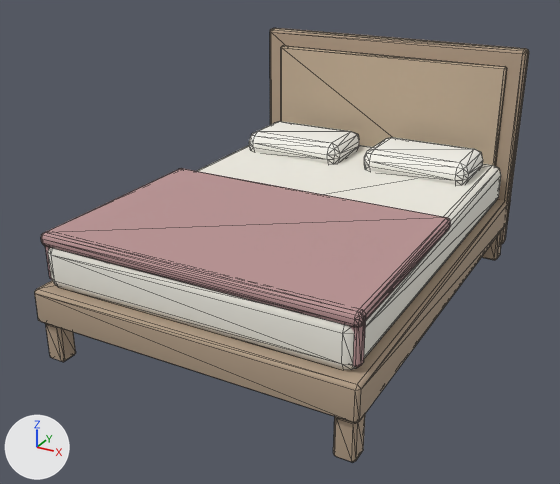
One commit to the glTF model public/models/furniture/bed.glb: the scene before it, then after it.
Before and after are seen from a 50 mm lens placed at (1.57, -3.1, 1.85), pointed at (-0.05, -0.15, 0.37). The lights are fixed; the arrows at lower left show +X, +Y and +Z. The picture after the commit comes second. Mesh edges are drawn as thin lines.

Objects in the first picture: 'furn_bed'.
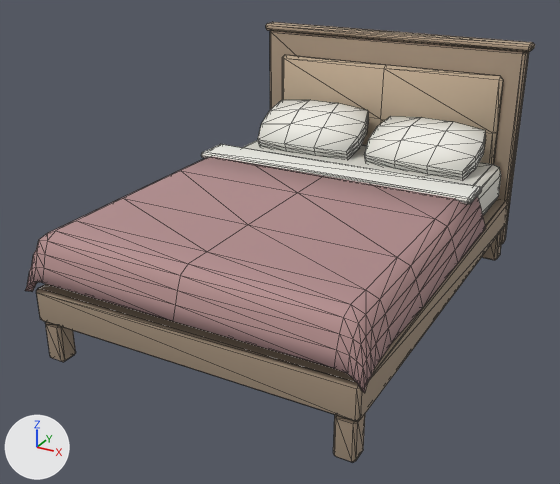
Patch to the scene script:
```diff
--- a/public/models/furniture/bed.glb.py
+++ b/public/models/furniture/bed.glb.py
@@ mat_yr_bedframe @@
 n0 = _N.new('ShaderNodeBsdfPrincipled'); n0.name = 'Principled BSDF'
-n0.inputs[0].default_value = (0.45, 0.34, 0.24, 1.0)  # 'Base Color', beige #b39e86
 n0.inputs[2].default_value = 0.78  # 'Roughness'
 n1 = _N.new('ShaderNodeOutputMaterial'); n1.name = 'Material Output'
+n2 = _N.new('ShaderNodeMix'); n2.name = 'Mix'
+n2.data_type = 'RGBA'
+n2.blend_type = 'MULTIPLY'
+n2.inputs[0].default_value = 1.0  # 'Factor'
+n2.inputs[7].default_value = (0.45, 0.34, 0.24, 1.0)  # 'B', beige #b39e86
+n3 = _N.new('ShaderNodeVertexColor'); n3.name = 'Color Attribute'
 _L.new(n0.outputs[0], n1.inputs[0])  # 'BSDF' to 'Surface'
+_L.new(n2.outputs[2], n0.inputs[0])  # 'Result' to 'Base Color'
+_L.new(n3.outputs[0], n2.inputs[6])  # 'Color' to 'A'
@@ mat_yr_woodmid @@
 n0 = _N.new('ShaderNodeBsdfPrincipled'); n0.name = 'Principled BSDF'
-n0.inputs[0].default_value = (0.55, 0.43, 0.3, 1.0)  # 'Base Color', beige #c4af95
 n0.inputs[2].default_value = 0.78  # 'Roughness'
 n1 = _N.new('ShaderNodeOutputMaterial'); n1.name = 'Material Output'
+n2 = _N.new('ShaderNodeMix'); n2.name = 'Mix'
+n2.data_type = 'RGBA'
+n2.blend_type = 'MULTIPLY'
+n2.inputs[0].default_value = 1.0  # 'Factor'
+n2.inputs[7].default_value = (0.55, 0.43, 0.3, 1.0)  # 'B', beige #c4af95
+n3 = _N.new('ShaderNodeVertexColor'); n3.name = 'Color Attribute'
 _L.new(n0.outputs[0], n1.inputs[0])  # 'BSDF' to 'Surface'
+_L.new(n2.outputs[2], n0.inputs[0])  # 'Result' to 'Base Color'
+_L.new(n3.outputs[0], n2.inputs[6])  # 'Color' to 'A'
@@ mat_yr_mattress @@
 n0 = _N.new('ShaderNodeBsdfPrincipled'); n0.name = 'Principled BSDF'
-n0.inputs[0].default_value = (0.88, 0.86, 0.78, 1.0)  # 'Base Color', white #f1efe5
 n0.inputs[2].default_value = 0.78  # 'Roughness'
 n1 = _N.new('ShaderNodeOutputMaterial'); n1.name = 'Material Output'
+n2 = _N.new('ShaderNodeMix'); n2.name = 'Mix'
+n2.data_type = 'RGBA'
+n2.blend_type = 'MULTIPLY'
+n2.inputs[0].default_value = 1.0  # 'Factor'
+n2.inputs[7].default_value = (0.88, 0.86, 0.78, 1.0)  # 'B', white #f1efe5
+n3 = _N.new('ShaderNodeVertexColor'); n3.name = 'Color Attribute'
 _L.new(n0.outputs[0], n1.inputs[0])  # 'BSDF' to 'Surface'
+_L.new(n2.outputs[2], n0.inputs[0])  # 'Result' to 'Base Color'
+_L.new(n3.outputs[0], n2.inputs[6])  # 'Color' to 'A'
@@ mat_yr_blanket @@
 n0 = _N.new('ShaderNodeBsdfPrincipled'); n0.name = 'Principled BSDF'
-n0.inputs[0].default_value = (0.5, 0.3, 0.3, 1.0)  # 'Base Color', pink #bc9595
 n0.inputs[2].default_value = 0.78  # 'Roughness'
 n1 = _N.new('ShaderNodeOutputMaterial'); n1.name = 'Material Output'
+n2 = _N.new('ShaderNodeMix'); n2.name = 'Mix'
+n2.data_type = 'RGBA'
+n2.blend_type = 'MULTIPLY'
+n2.inputs[0].default_value = 1.0  # 'Factor'
+n2.inputs[7].default_value = (0.5, 0.3, 0.3, 1.0)  # 'B', pink #bc9595
+n3 = _N.new('ShaderNodeVertexColor'); n3.name = 'Color Attribute'
 _L.new(n0.outputs[0], n1.inputs[0])  # 'BSDF' to 'Surface'
+_L.new(n2.outputs[2], n0.inputs[0])  # 'Result' to 'Base Color'
+_L.new(n3.outputs[0], n2.inputs[6])  # 'Color' to 'A'
@@ mat_yr_pillow @@
 n0 = _N.new('ShaderNodeBsdfPrincipled'); n0.name = 'Principled BSDF'
-n0.inputs[0].default_value = (0.93, 0.92, 0.86, 1.0)  # 'Base Color', white #f7f6ef
 n0.inputs[2].default_value = 0.78  # 'Roughness'
 n1 = _N.new('ShaderNodeOutputMaterial'); n1.name = 'Material Output'
+n2 = _N.new('ShaderNodeMix'); n2.name = 'Mix'
+n2.data_type = 'RGBA'
+n2.blend_type = 'MULTIPLY'
+n2.inputs[0].default_value = 1.0  # 'Factor'
+n2.inputs[7].default_value = (0.93, 0.92, 0.86, 1.0)  # 'B', white #f7f6ef
+n3 = _N.new('ShaderNodeVertexColor'); n3.name = 'Color Attribute'
 _L.new(n0.outputs[0], n1.inputs[0])  # 'BSDF' to 'Surface'
+_L.new(n2.outputs[2], n0.inputs[0])  # 'Result' to 'Base Color'
+_L.new(n3.outputs[0], n2.inputs[6])  # 'Color' to 'A'
@@ me_mesh_bed @@
-me_mesh_bed.from_pydata(...)  # 448 vertices, 848 faces; spans x -0.75..0.75, y -1.05..1.05, z 0.0..1.16
+me_mesh_bed.from_pydata(...)  # 671 vertices, 1260 faces; spans x -0.78..0.78, y -1.07..1.06, z 0.0..1.19
+# me_mesh_bed part 1: the loose piece of 56 vertices spanning x -0.72..0.72, y -1.0..0.0, z 0.54..0.59 is scaled about its middle by (1.03, 0.186, 0.504), then moved by (0.0, 0.81, 0.03), in mat_yr_pillow
+# me_mesh_bed part 2: the loose piece of 56 vertices spanning x 0.07..0.63, y 0.5..0.86, z 0.54..0.67 is rebuilt with 56 vertices and now spans x 0.03..0.63, y 0.56..0.94, z 0.54..0.77
+# me_mesh_bed part 3: the loose piece of 56 vertices spanning x -0.63..-0.07, y 0.5..0.86, z 0.54..0.67 is rebuilt with 56 vertices and now spans x -0.63..-0.03, y 0.56..0.94, z 0.54..0.79
+# me_mesh_bed part 4: the loose piece of 24 vertices spanning x -0.66..0.66, y 0.96..0.99, z 0.25..1.07 is rebuilt with 53 vertices and now spans x -0.65..0.65, y 0.94..0.99, z 0.42..1.02
+# me_mesh_bed part 5: the loose piece of 24 vertices spanning x -0.75..0.75, y -1.05..1.05, z 0.19..0.35 is rebuilt with 24 vertices and now spans x -0.75..0.75, y -1.04..1.04, z 0.19..0.35
+# me_mesh_bed part 6: a new loose piece of 198 vertices spanning x -0.78..0.78, y -1.07..0.38, z 0.34..0.6, in mat_yr_blanket
+# me_mesh_bed part 7: a new loose piece of 24 vertices spanning x -0.77..0.77, y 0.97..1.06, z 1.15..1.19, in mat_yr_bedframe
+# me_mesh_bed part 8
+# 4 vertices are removed from x -0.73..0.73, y 1.0..1.03, z 1.16
+# 22 faces are deleted
+# me_mesh_bed part 9
+# 24 vertices are removed from x -0.72..0.72, y -0.98..-0.94, z 0.37..0.59
+# 48 faces are deleted
 me_mesh_bed.materials.append(mat_yr_bedframe)
```

Changed parts and their boxes (x1, y1, x2, y2) in the pictures (560 x 484 px; the box of a moved part takes in the faces that stretch with it):
'furn_bed', recoloured, reshaped: before (35, 28, 529, 462); after (25, 22, 535, 462)
part 1 of me_mesh_bed, moved or reshaped: before (41, 168, 451, 327); after (201, 144, 482, 204)
part 2 of me_mesh_bed, rebuilt (33% taller): before (364, 137, 483, 185); after (364, 116, 486, 180)
part 3 of me_mesh_bed, rebuilt (36% taller): before (249, 121, 359, 164); after (258, 100, 369, 159)
part 4 of me_mesh_bed, rebuilt: before (281, 46, 507, 166); after (282, 55, 503, 165)
part 5 of me_mesh_bed, rebuilt: before (35, 199, 511, 423); after (36, 199, 510, 422)
part 6 of me_mesh_bed, added: after (25, 156, 486, 393)
part 7 of me_mesh_bed, added: after (266, 22, 535, 52)
part 8 of me_mesh_bed, deleted: before (271, 28, 528, 51)
part 9 of me_mesh_bed, deleted: before (45, 246, 366, 367)
